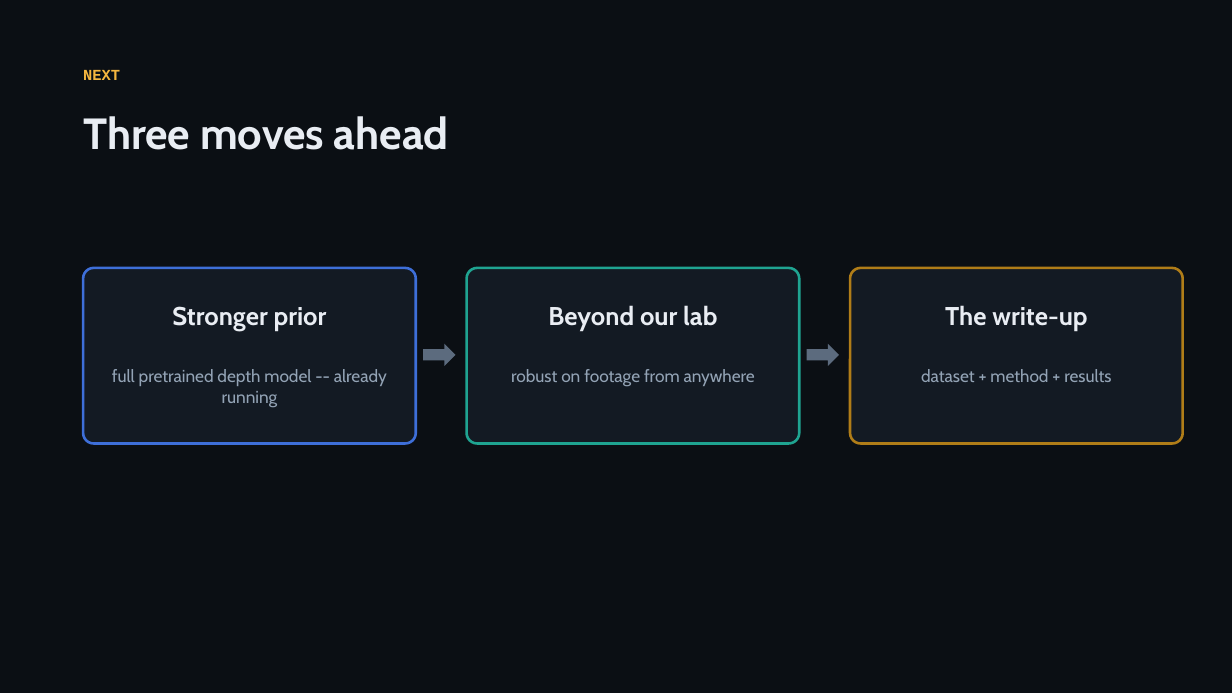
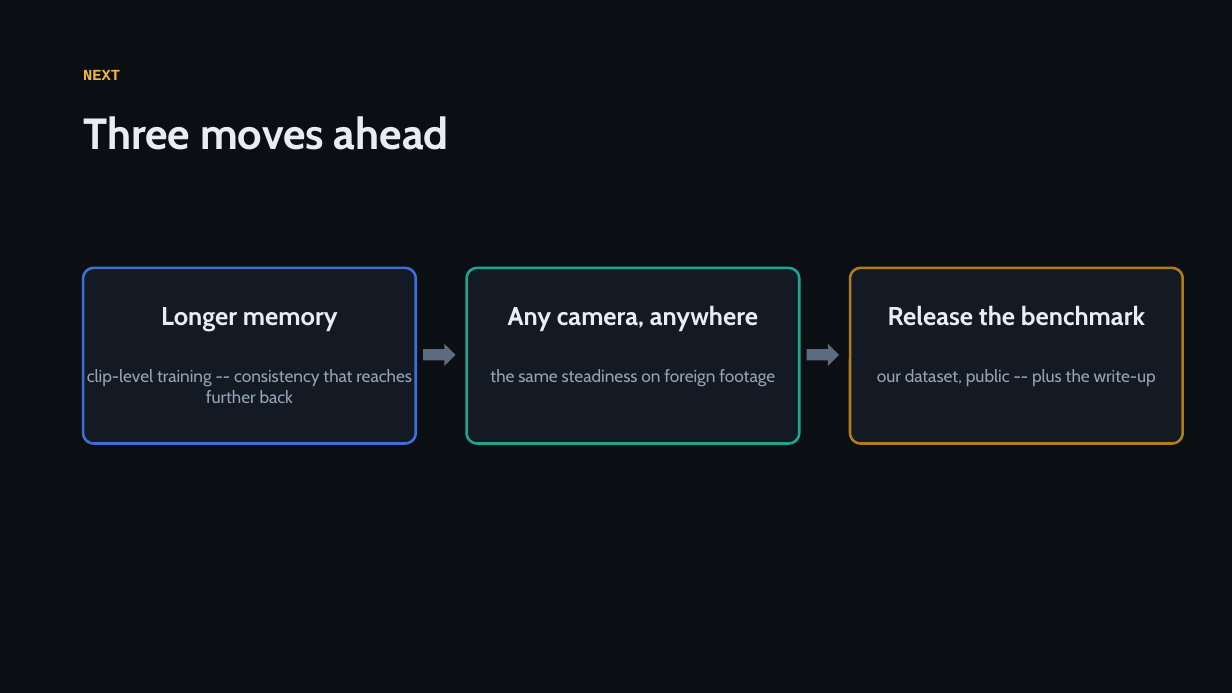
Before and after one commit to KSJanjua/ProCodes, a slide deck: slide 13 of docs/presentation/instancedepth-journey.pptx. Drawn at 1232x693 pixels with LibreOffice and Linux fonts; fonts in the diff are those of the drawing. Boxes give left, top, right and bottom in pixels: in the first picture for what was removed or moved away, otherwise in the second. Text is boxed around its words. In the diff, an @@ line names an element or a change of style, - is before the commit and + after.

```diff
--- a/docs/presentation/instancedepth-journey.pptx
+++ b/docs/presentation/instancedepth-journey.pptx
@@ text at (x1=161, y1=307, x2=338, y2=331): text changed @@
-Stronger prior
+Longer memory
@@ text at (x1=508, y1=305, x2=758, y2=331): text changed @@
-Beyond our lab
+Any camera, anywhere
@@ text at (x1=888, y1=305, x2=1145, y2=326): text changed @@
-The write-up
+Release the benchmark
@@ text at (x1=87, y1=369, x2=412, y2=403): text changed @@
-full pretrained depth model -- already running
+clip-level training -- consistency that reaches further back
@@ text at (x1=490, y1=369, x2=775, y2=387): text changed @@
-robust on footage from anywhere
+the same steadiness on foreign footage
@@ text at (x1=877, y1=369, x2=1156, y2=386): text changed @@
-dataset + method + results
+our dataset, public -- plus the write-up
```
Also in this commit, not shown: 7 other slides changed, 1 slide added, 1 slide removed, 1 other file.
